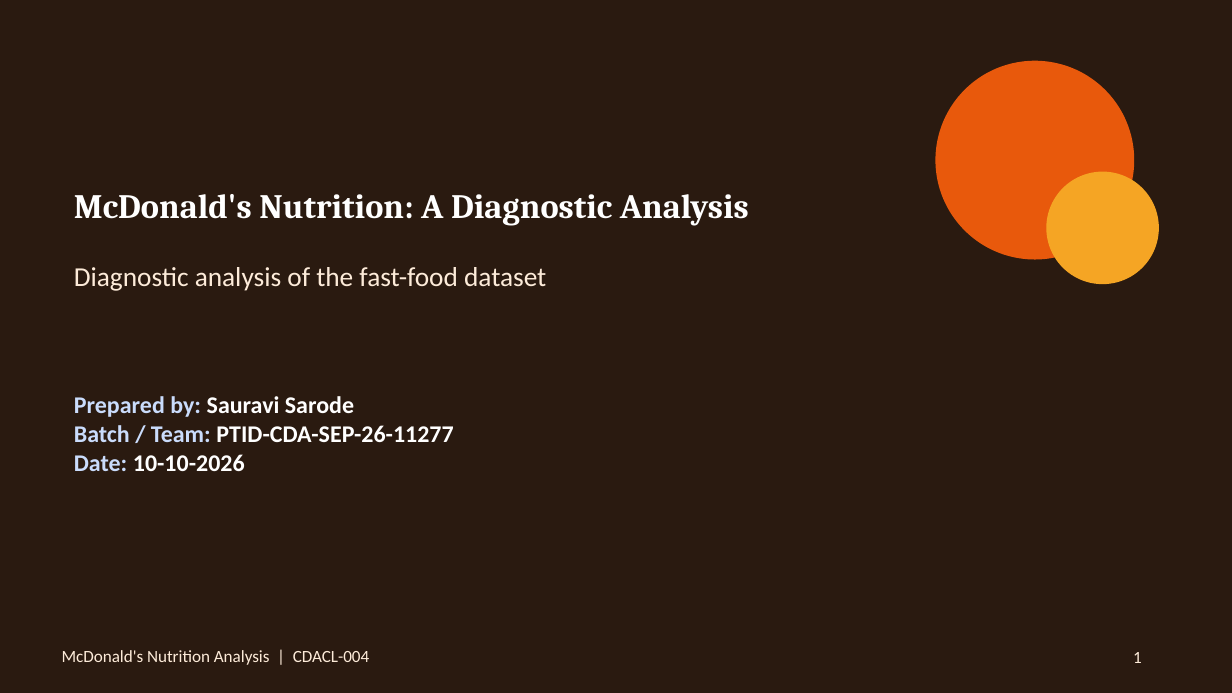
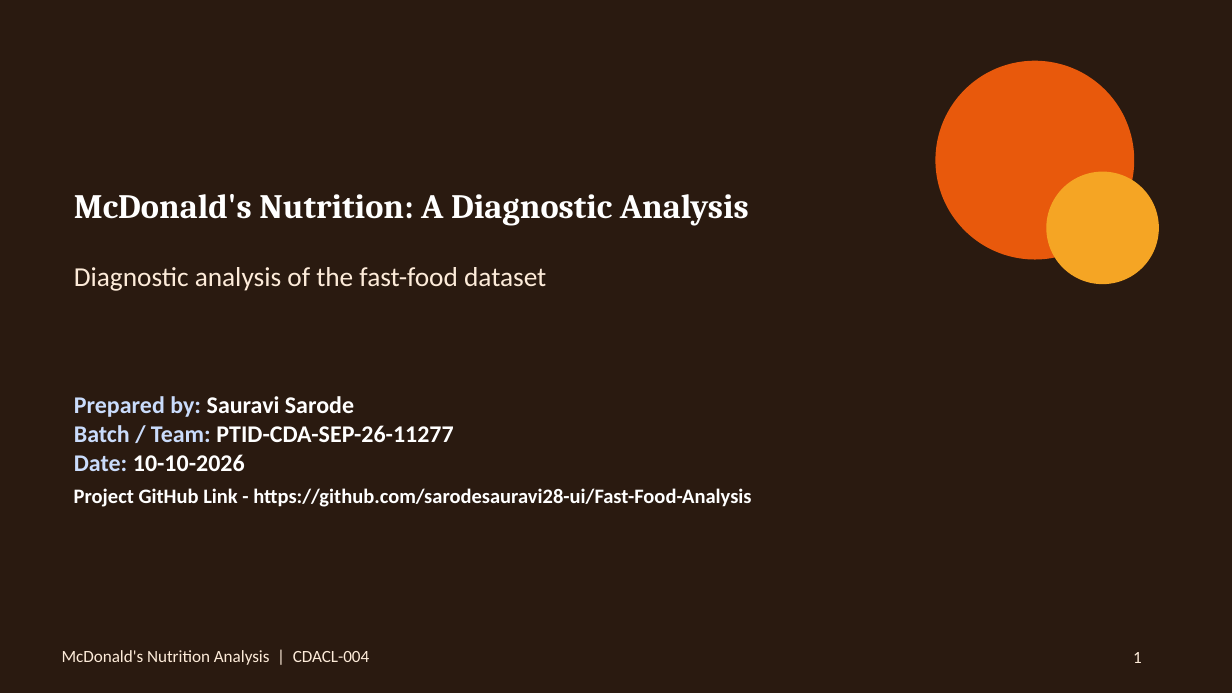
Before and after one commit to sarodesauravi28-ui/Fast-Food-Analysis, a slide deck: slide 1 of McDonalds_Nutrition_Diagnostic_Analysis.pptx. Drawn at 1232x693 pixels with LibreOffice and Linux fonts; fonts in the diff are those of the drawing. Boxes give left, top, right and bottom in pixels: in the first picture for what was removed or moved away, otherwise in the second. Text is boxed around its words. In the diff, an @@ line names an element or a change of style, - is before the commit and + after.

```diff
--- a/McDonalds_Nutrition_Diagnostic_Analysis.pptx
+++ b/McDonalds_Nutrition_Diagnostic_Analysis.pptx
@@ text added at bbox=[74, 488, 751, 507], 12 pt, text #FFFFFF, bold @@
+Project GitHub Link - https://github.com/sarodesauravi28-ui/Fast-Food-Analysis
```
Also in this commit, not shown: 2 other files.
